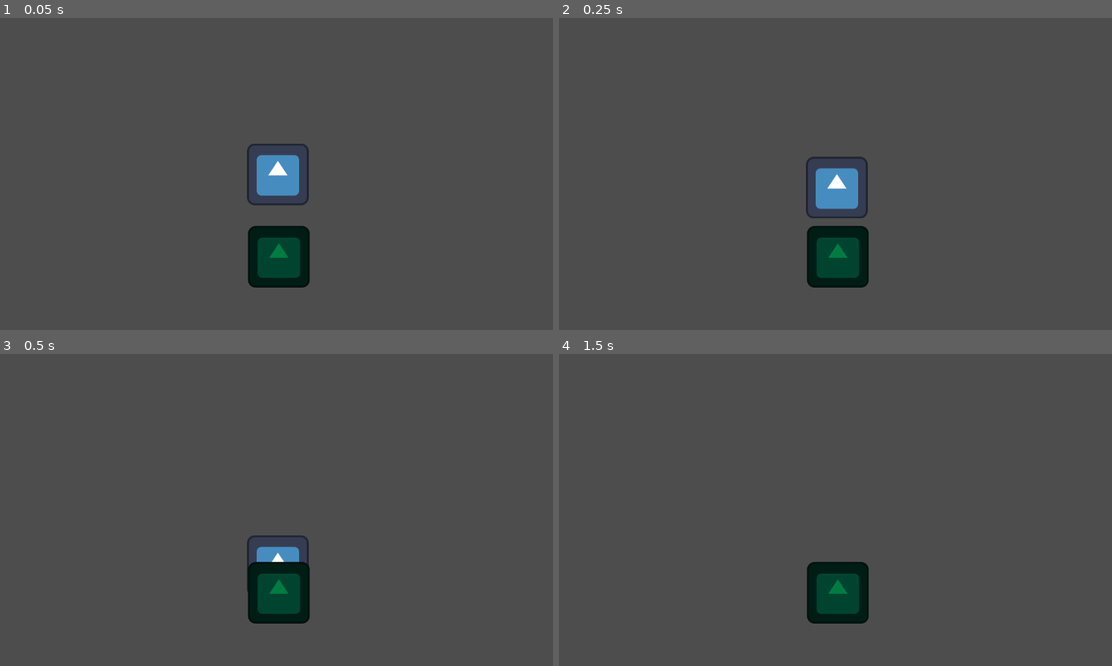
Above: before the commit, frames 1-4 (two rows, left to right).
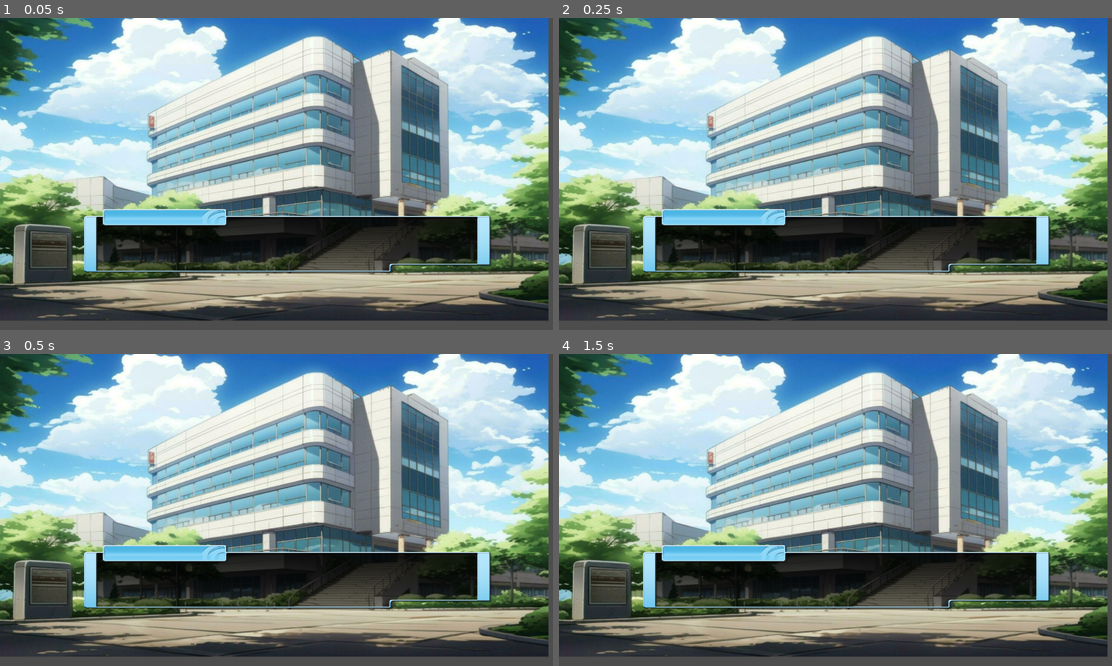
Above: after the commit, the same moments.

Repository: algc3/ProyectoTFG
Game: Godot game, scene res://escenas/escena_1.tscn
Two runs of this game, one before a commit and one after it. Both use one fixed random seed, a clock stepped at 60 frames per second and the inputs below. The engine's default icon, where the game draws it, is replaced by a stand-in: a white triangle on a blue panel in a dark square.
Inputs:
- Up to frame 1 (0.05 s): no input
- Up to frame 2 (0.25 s): no input
- Up to frame 3 (0.5 s): no input
- Up to frame 4 (1.5 s): tap Enter at 1.25 s

The runs differ from the first frame. In frame 1, 91% of the frame differs, in the area x 0-100%, y 0-98%; in frame 2, 91%; in frame 3, 91%; in frame 4, 91%.

Commit message:
Scene 1 started dev
new images and nodes

Diff:
--- a/escenas/escena_1.tscn
+++ b/escenas/escena_1.tscn
@@ -1,19 +1,30 @@
 [gd_scene format=3 uid="uid://cy4no2jl4gbqs"]
 
-[ext_resource type="Texture2D" uid="uid://co8bwo2etpcvh" path="res://icon.svg" id="1_4j4id"]
+[ext_resource type="Texture2D" uid="uid://b63e636fvgv7l" path="res://assets/wmremove-transformed.jpeg" id="1_4j4id"]
+[ext_resource type="Texture2D" uid="uid://b6hwuh3m8qqea" path="res://assets/pngwing.com.png" id="2_u2yvm"]
 
 [node name="Escena_1" type="Node2D" unique_id=1630233977]
 
-[node name="RigidBody2D" type="RigidBody2D" parent="." unique_id=401375835]
+[node name="Camera2D" type="Camera2D" parent="." unique_id=2112173981]
 
-[node name="Sprite2D" type="Sprite2D" parent="RigidBody2D" unique_id=784614260]
+[node name="Sprite2D" type="Sprite2D" parent="." unique_id=903325257]
+position = Vector2(-25, -33)
+scale = Vector2(1.5998958, 1.35125)
 texture = ExtResource("1_4j4id")
 
-[node name="Camera2D" type="Camera2D" parent="." unique_id=2112173981]
+[node name="Sprite2D" type="Sprite2D" parent="Sprite2D" unique_id=4290992]
+position = Vector2(31.212965, 205.73541)
+scale = Vector2(0.57736504, 0.55440176)
+texture = ExtResource("2_u2yvm")
 
-[node name="StaticBody2D" type="StaticBody2D" parent="." unique_id=564559062]
-position = Vector2(2, 172)
+[node name="Player_name" type="RichTextLabel" parent="Sprite2D/Sprite2D" unique_id=1267947044]
+offset_left = -655.97253
+offset_top = -146.83595
+offset_right = -319.29184
+offset_bottom = -106.83595
 
-[node name="Sprite2D" type="Sprite2D" parent="StaticBody2D" unique_id=956387893]
-modulate = Color(0, 0.48475134, 0.2532252, 1)
-texture = ExtResource("1_4j4id")
+[node name="Text_box" type="RichTextLabel" parent="Sprite2D/Sprite2D" unique_id=896925255]
+offset_left = -693.8627
+offset_top = -80.09235
+offset_right = 698.32825
+offset_bottom = 109.45953
--- a/project.godot
+++ b/project.godot
@@ -15,6 +15,11 @@
 config/features=PackedStringArray("4.6", "GL Compatibility")
 config/icon="res://icon.svg"
 
+[display]
+
+window/size/viewport_width=1920
+window/size/viewport_height=1080
+
 [physics]
 
 3d/physics_engine="Jolt Physics"
Binary file added: assets/Office_bk.jpg
Not shown, added: assets/Office_bk.jpg.import
Binary file added: assets/pngwing.com.png
Not shown, added: assets/pngwing.com.png.import
Binary file added: assets/wmremove-transformed.jpeg
Not shown, added: assets/wmremove-transformed.jpeg.import
